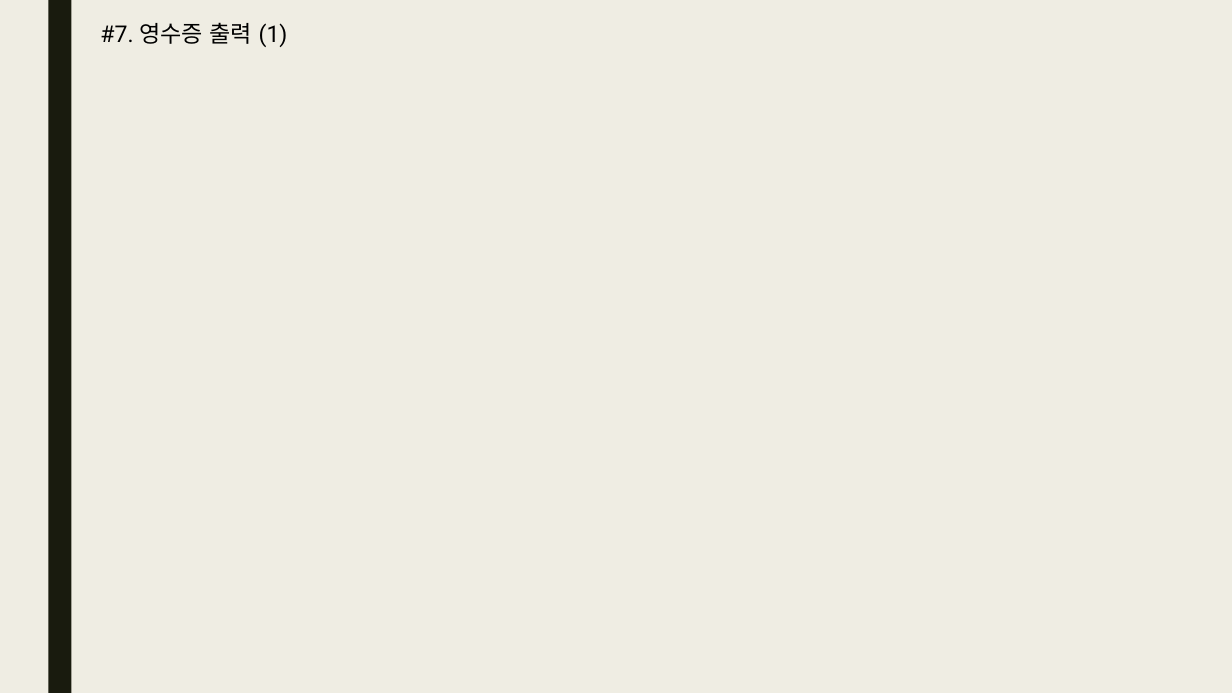
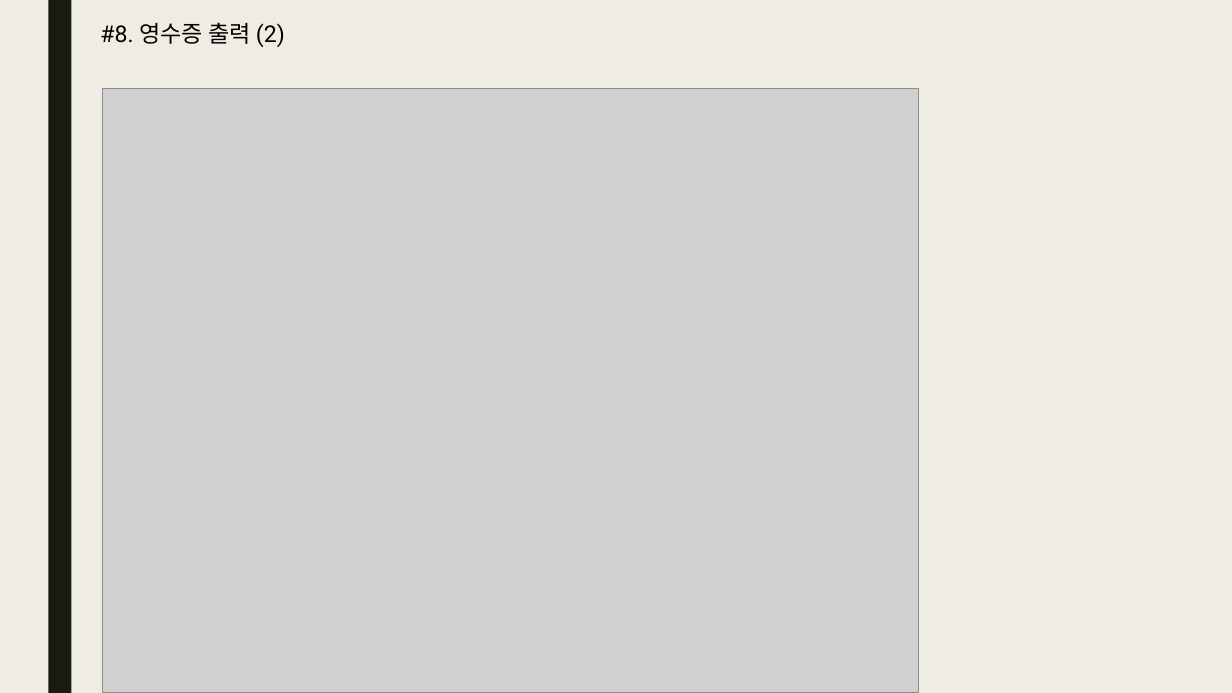
Before and after one commit to bino0130/politec-java, a slide deck: slide 13 of 자바 심화/자바 심화 과제/미완료 과제/20230322 자바심화 과제 남정현.pptx. Drawn at 1232x693 pixels with LibreOffice and Linux fonts; fonts in the diff are those of the drawing; grey boxes stand for pictures. Boxes give left, top, right and bottom in pixels: in the first picture for what was removed or moved away, otherwise in the second. Text is boxed around its words. In the diff, an @@ line names an element or a change of style, - is before the commit and + after.

```diff
--- a/자바 심화/자바 심화 과제/미완료 과제/20230322 자바심화 과제 남정현.pptx
+++ b/자바 심화/자바 심화 과제/미완료 과제/20230322 자바심화 과제 남정현.pptx
@@ text at [100,22,285,47]: text changed @@
-#7. 영수증 출력 (1)
+#8. 영수증 출력 (2)
@@ picture added at [103,89,919,693] @@
```
Also in this commit, not shown: 1 other slide changed, 4 slides added, 4 slides removed.
